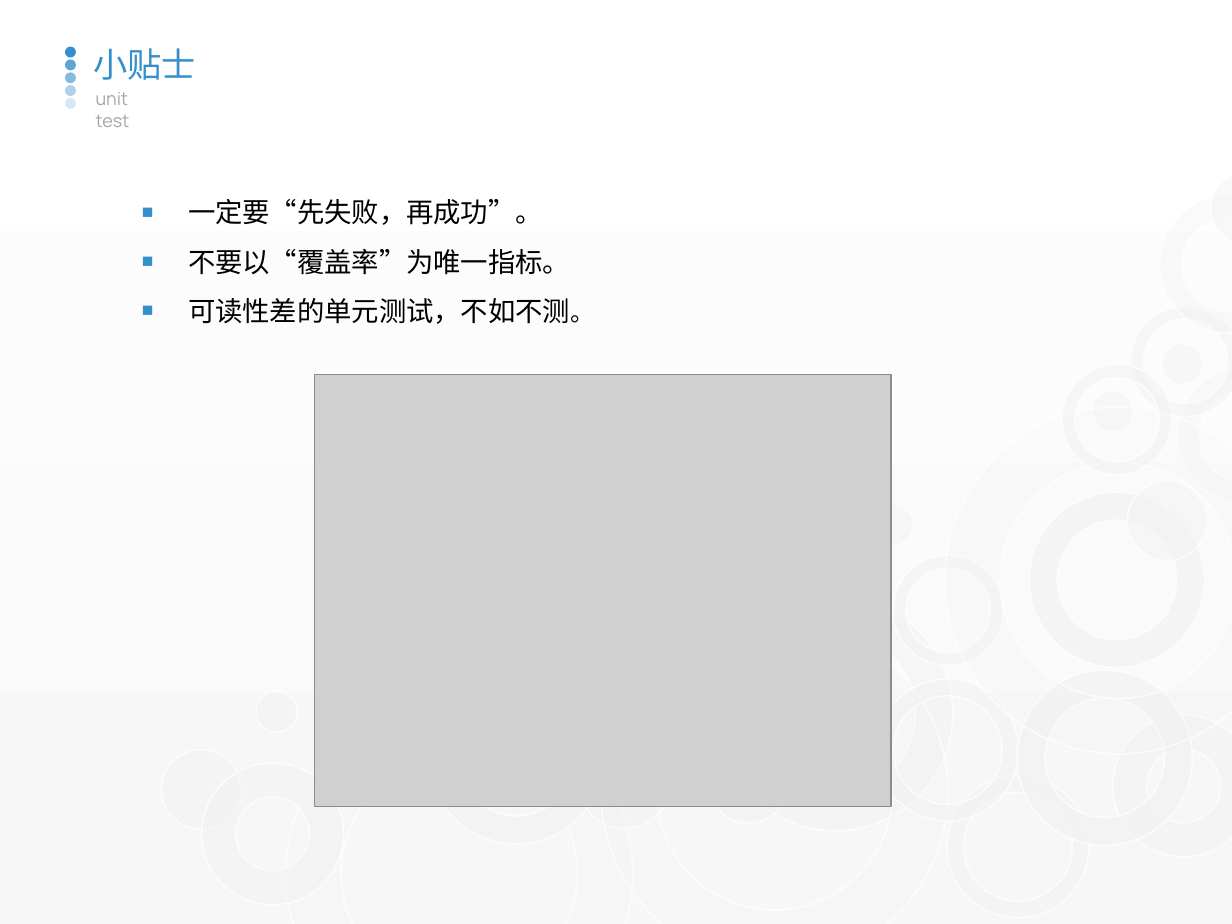
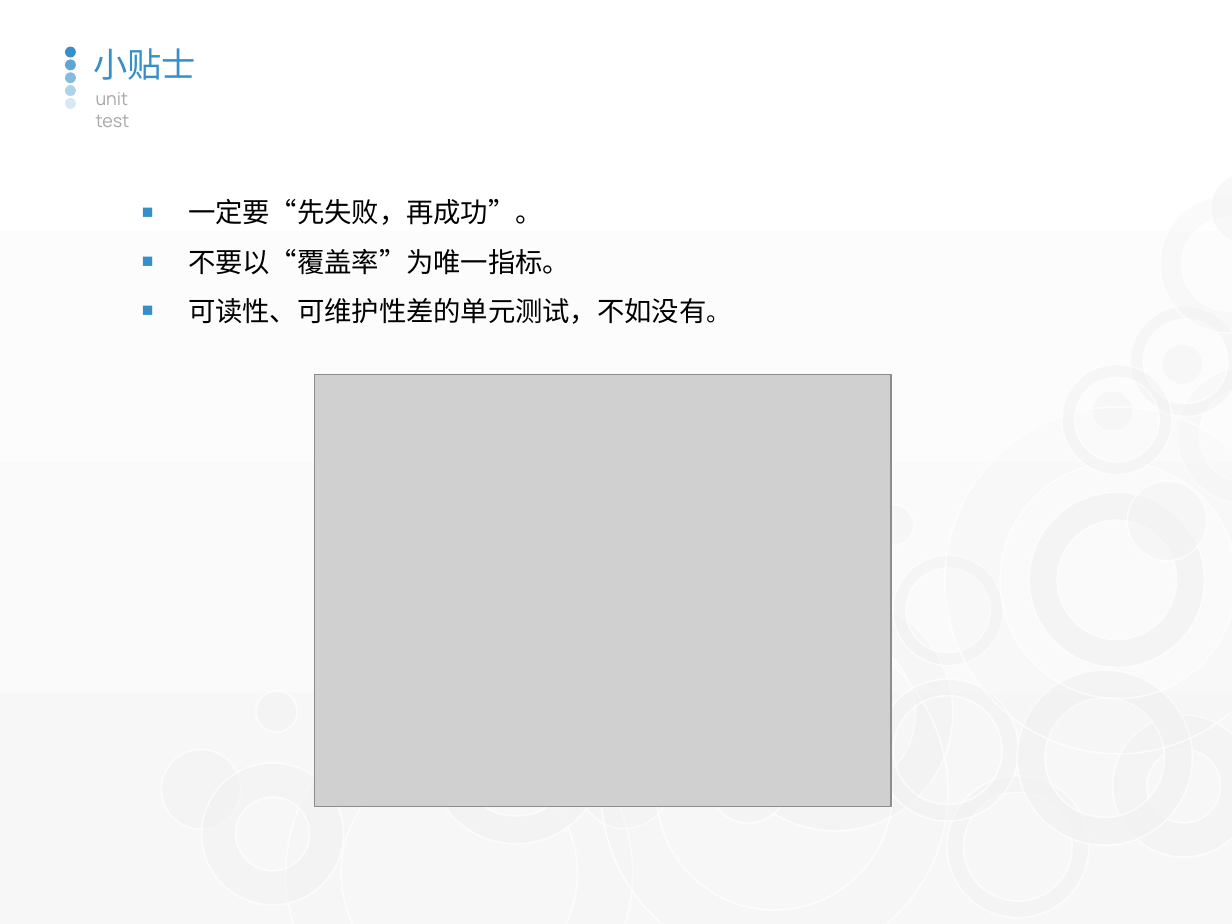
Before and after one commit to watermoonlx/code-review-unit-test, a slide deck: slide 11 of Code Review & Unit Test.pptx. Drawn at 1232x924 pixels with LibreOffice and Linux fonts; fonts in the diff are those of the drawing; grey boxes stand for pictures. Boxes give left, top, right and bottom in pixels: in the first picture for what was removed or moved away, otherwise in the second. Text is boxed around its words. In the diff, an @@ line names an element or a change of style, - is before the commit and + after.

```diff
--- a/Code Review & Unit Test.pptx
+++ b/Code Review & Unit Test.pptx
@@ text at (x1=188, y1=298, x2=731, y2=324): text changed @@
-■ 可读性差的单元测试，不如不测。
+■ 可读性、可维护性差的单元测试，不如没有。
```
Also in this commit, not shown: 8 other slides changed, 3 slides added.
